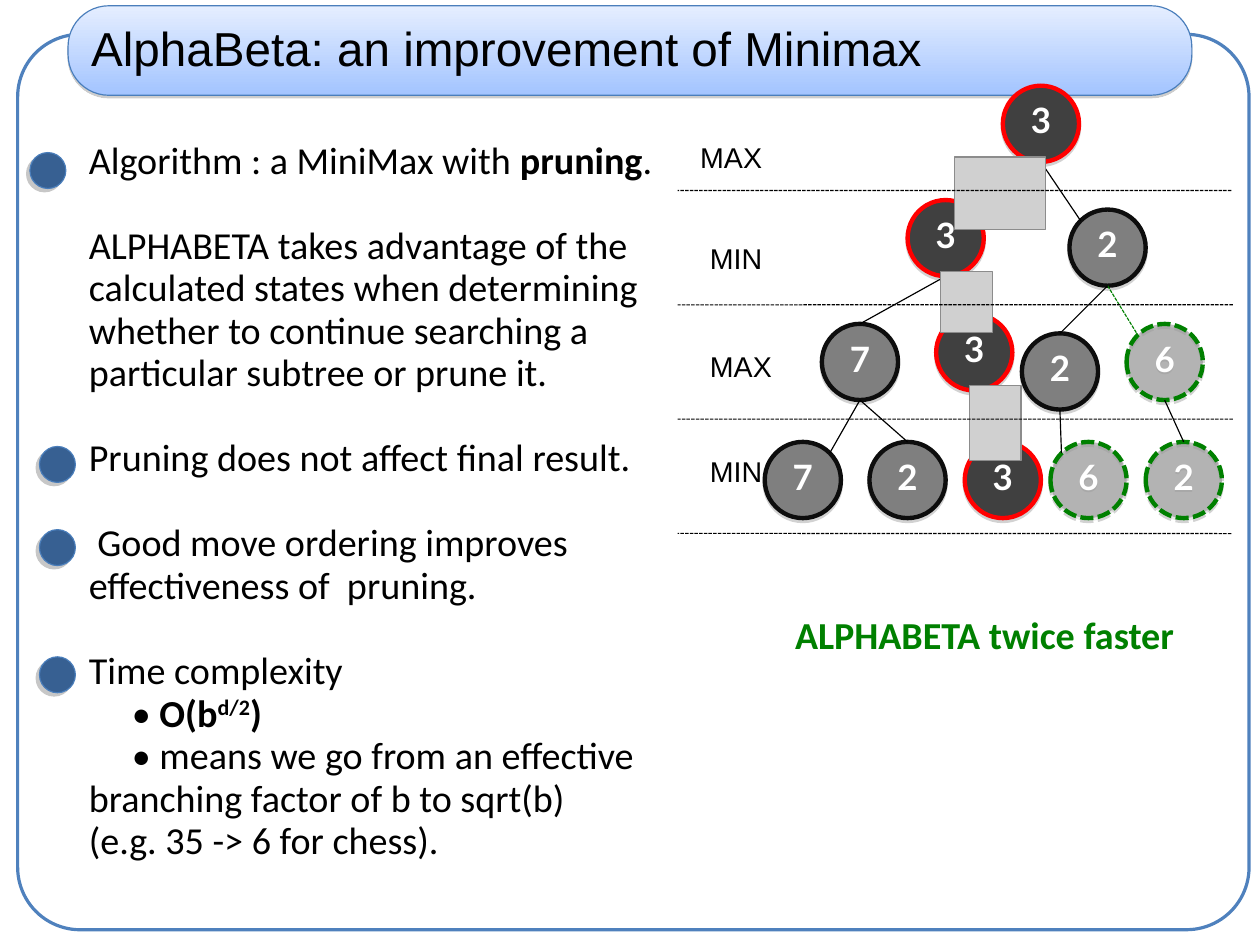
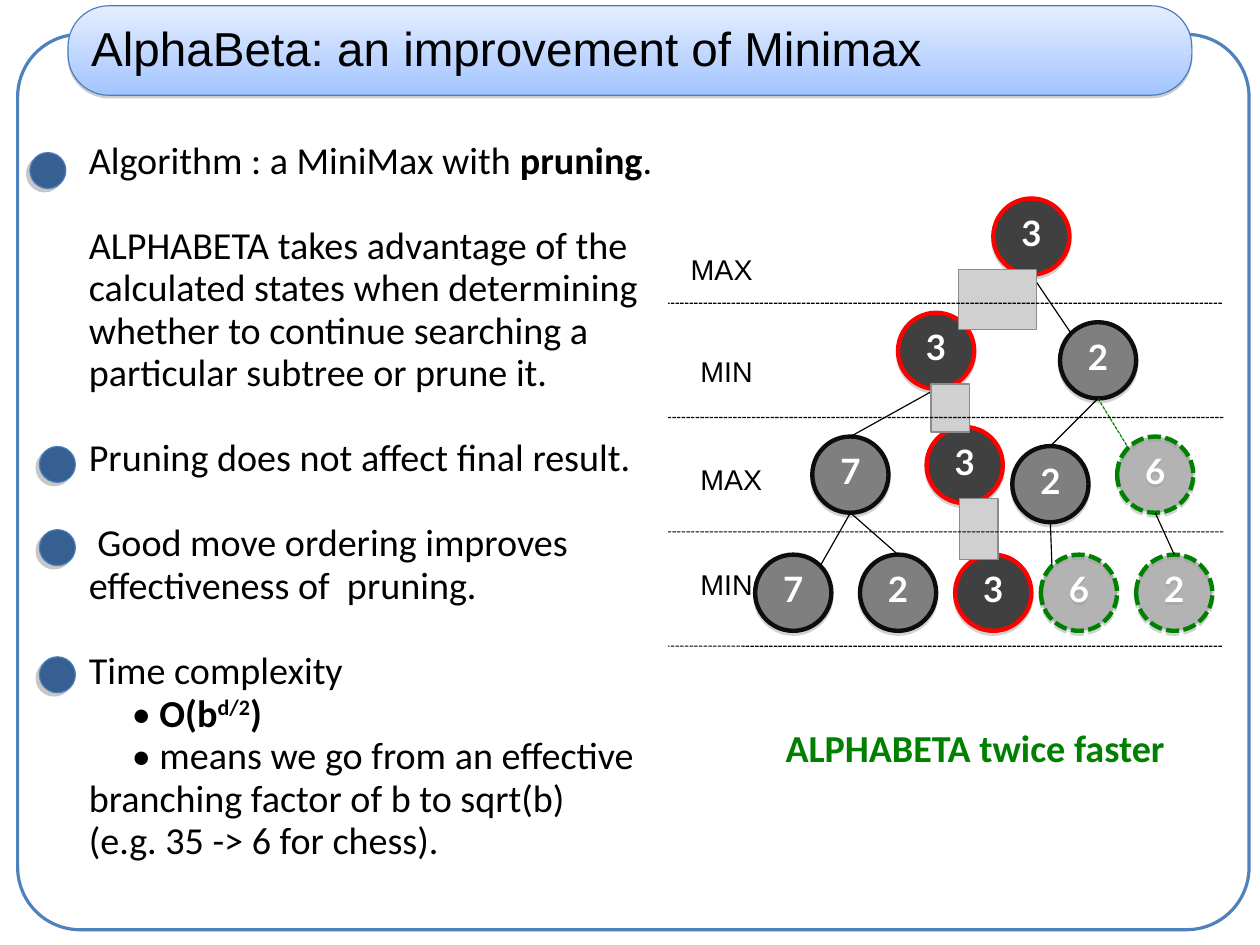
Before and after one commit to haspeleo/Android-Dev, a slide deck: slide 2 of MCTS/mcts_xp.ppt. Drawn at 1260x945 pixels with LibreOffice and Linux fonts; fonts in the diff are those of the drawing; grey boxes stand for pictures. Boxes give left, top, right and bottom in pixels: in the first picture for what was removed or moved away, otherwise in the second. Text is boxed around its words. In the diff, an @@ line names an element or a change of style, - is before the commit and + after.

```diff
--- a/MCTS/mcts_xp.ppt
+++ b/MCTS/mcts_xp.ppt
@@ picture: place and size @@
-picture at [955, 157, 1045, 229]
+picture at [959, 270, 1037, 329]
@@ 6 lines, 2 texts, 1 ellipse: place and size @@
-6 lines, 2 texts, 1 ellipse at [678, 148, 1234, 534]
+6 lines, 2 texts, 1 ellipse at [669, 260, 1223, 646]
@@ picture: place and size @@
-picture at [941, 271, 992, 332]
+picture at [932, 384, 971, 432]
@@ picture: place and size @@
-picture at [970, 385, 1021, 460]
+picture at [959, 499, 998, 559]
@@ 11 ellipses, 6 lines, 3 texts: place and size @@
-11 ellipses, 6 lines, 3 texts at [710, 86, 1222, 650]
+11 ellipses, 6 lines, 3 texts at [700, 199, 1213, 763]
```
Also in this commit, not shown: 5 other slides changed.
